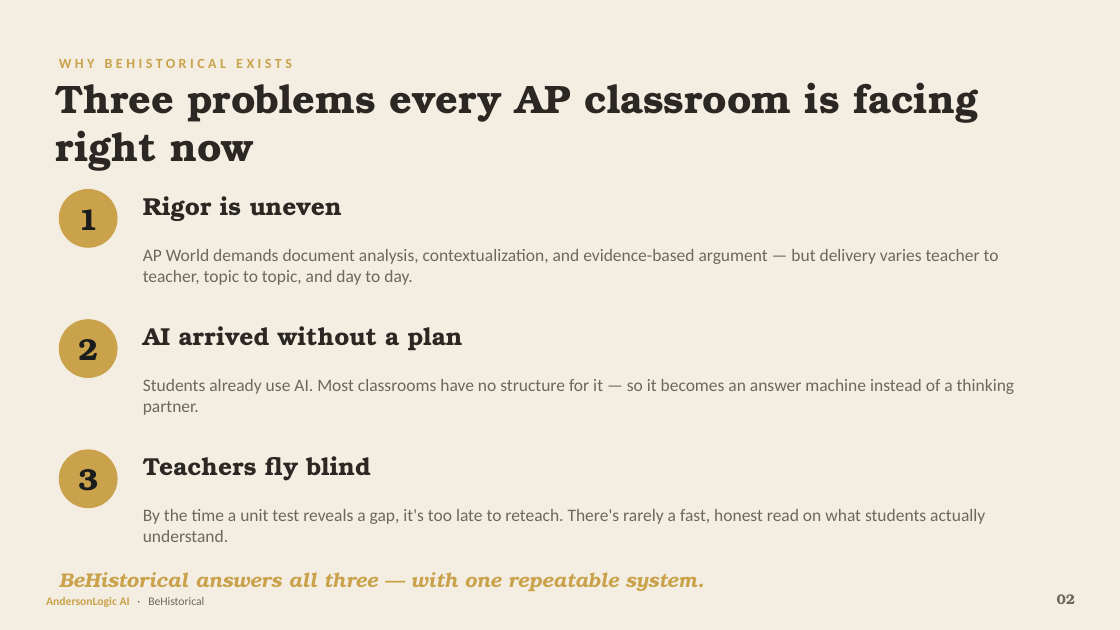
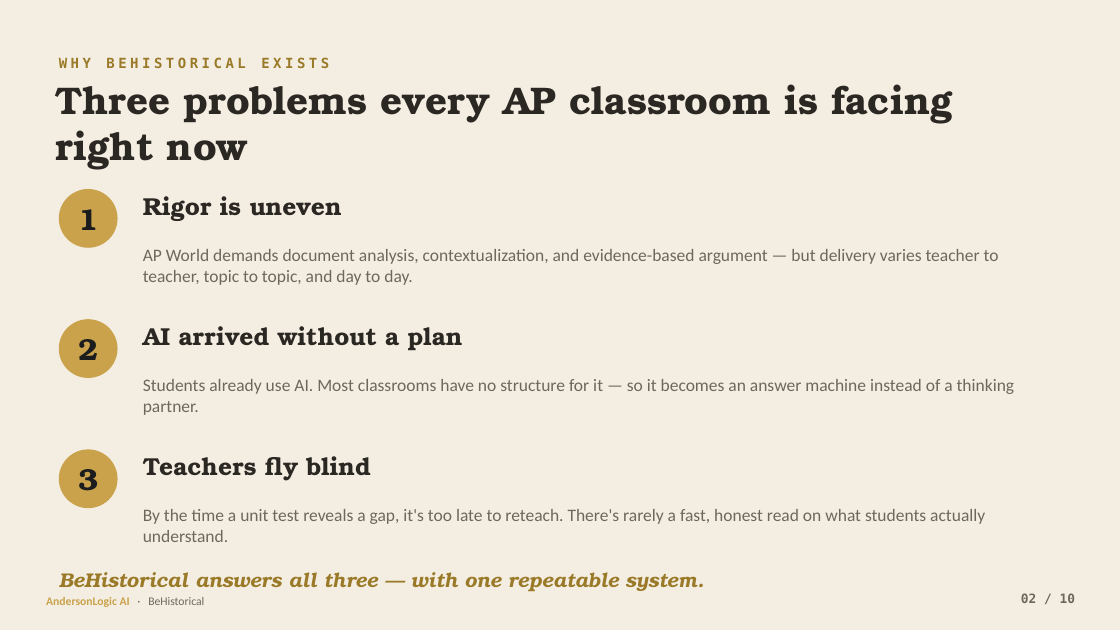
Before and after one commit to JeffAndersonLogic/ap-world-history, a slide deck: slide 2 of pitch/BeHistorical-AndersonLogic-AI.pptx. Drawn at 1120x630 pixels with LibreOffice and Linux fonts; fonts in the diff are those of the drawing. Boxes give left, top, right and bottom in pixels: in the first picture for what was removed or moved away, otherwise in the second. Text is boxed around its words. In the diff, an @@ line names an element or a change of style, - is before the commit and + after.

```diff
--- a/pitch/BeHistorical-AndersonLogic-AI.pptx
+++ b/pitch/BeHistorical-AndersonLogic-AI.pptx
@@ text "WHY BEHISTORICAL EXISTS" at (59,57,329,68): font Calibri to DejaVu Sans Mono, text colour #C9A24B to #9A7A28 @@
@@ text "Three problems every AP classroom ..." at (55,84,952,170): size 34 to 33 pt @@
@@ text "BeHistorical answers all three — ..." at (59,572,703,592): text colour #C9A24B to #9A7A28 @@
@@ text at (1021,593,1075,603): text changed; size 12 to 11 pt; font TeX Gyre Bonum to DejaVu Sans Mono @@
-02
+02 / 10
```
Also in this commit, not shown: 9 other slides changed, 5 other files.
